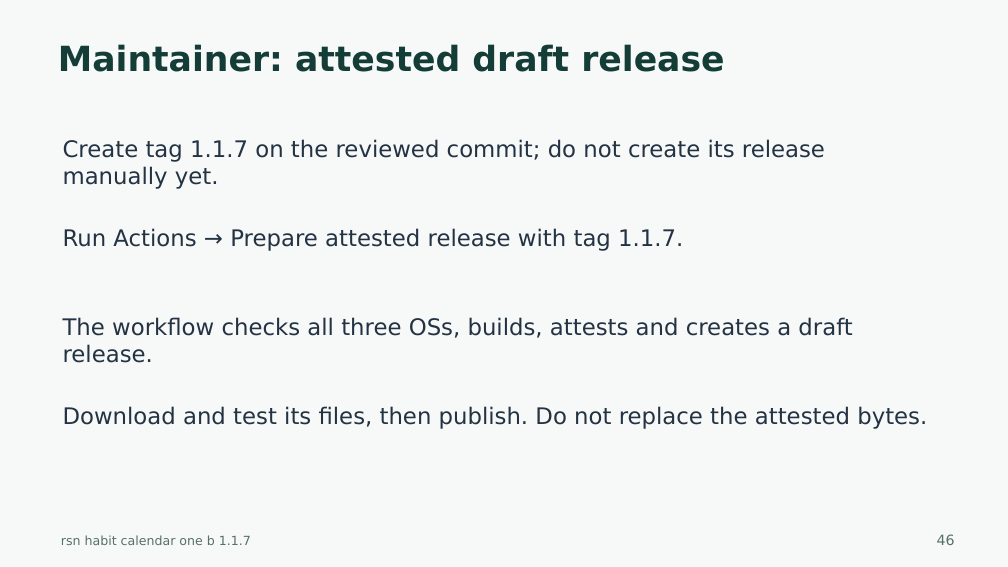
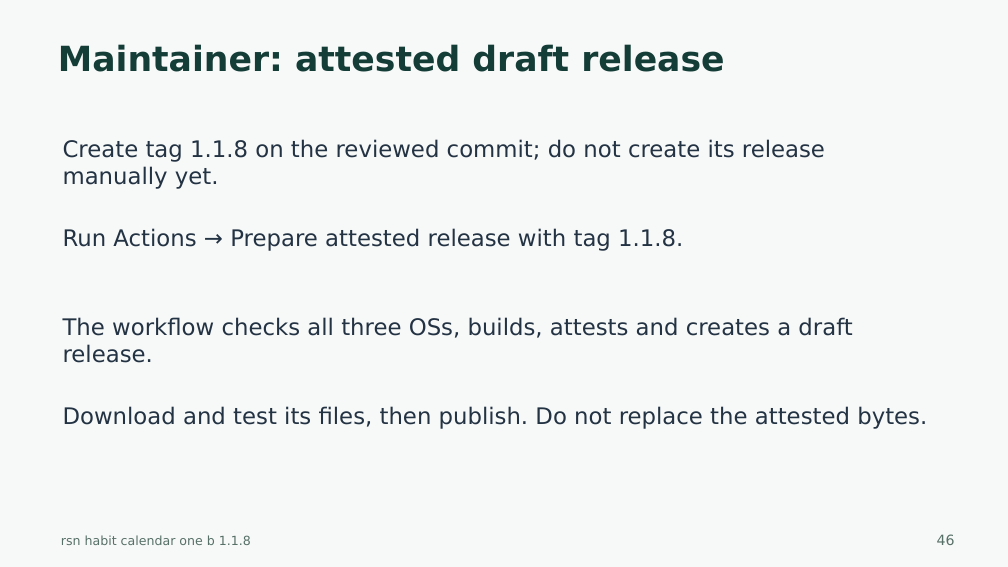
Before and after one commit to harharhari/rsn-habit-tracker-obsidian-plugin, a slide deck: slide 46 of docs/rsn-habit-calendar-one-b-tutorial.pptx. Drawn at 1008x567 pixels with LibreOffice and Linux fonts; fonts in the diff are those of the drawing. Boxes give left, top, right and bottom in pixels: in the first picture for what was removed or moved away, otherwise in the second. Text is boxed around its words. In the diff, an @@ line names an element or a change of style, - is before the commit and + after.

Commit message:
1. Warning taken care of: CSS lint 2. Habit Tracker Version 1.1.8 3. as on 2026-10-27

```diff
--- a/docs/rsn-habit-calendar-one-b-tutorial.pptx
+++ b/docs/rsn-habit-calendar-one-b-tutorial.pptx
@@ text at <box>63,139,825,189</box>: text changed @@
-Create tag 1.1.7 on the reviewed commit; do not create its release manually yet.
+Create tag 1.1.8 on the reviewed commit; do not create its release manually yet.
@@ text at <box>63,228,683,251</box>: text changed @@
-Run Actions → Prepare attested release with tag 1.1.7.
+Run Actions → Prepare attested release with tag 1.1.8.
@@ text at <box>61,535,251,545</box>: text changed @@
-rsn habit calendar one b 1.1.7
+rsn habit calendar one b 1.1.8
```
Also in this commit, not shown: 44 other slides changed, 31 other files.
